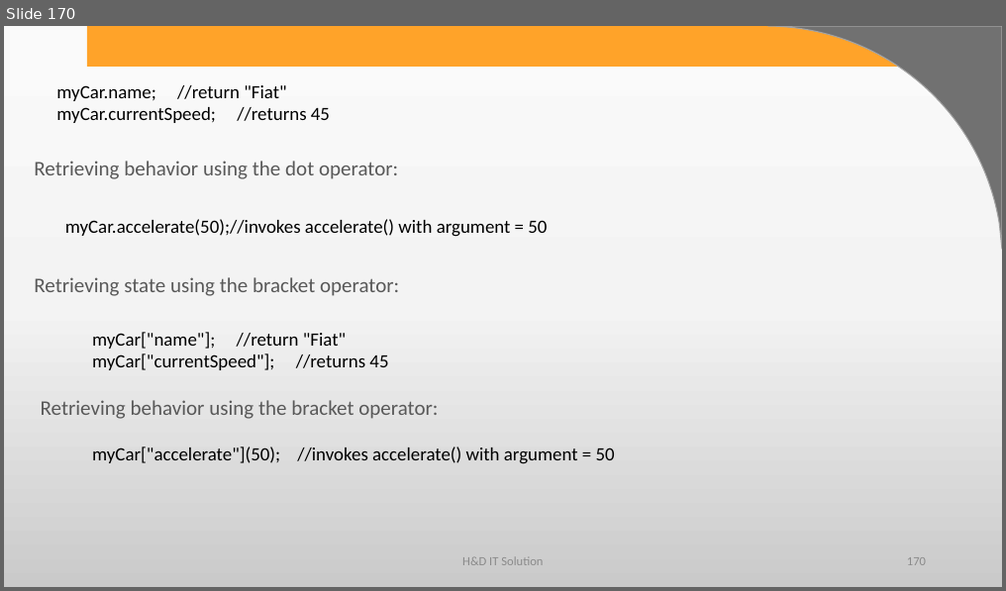
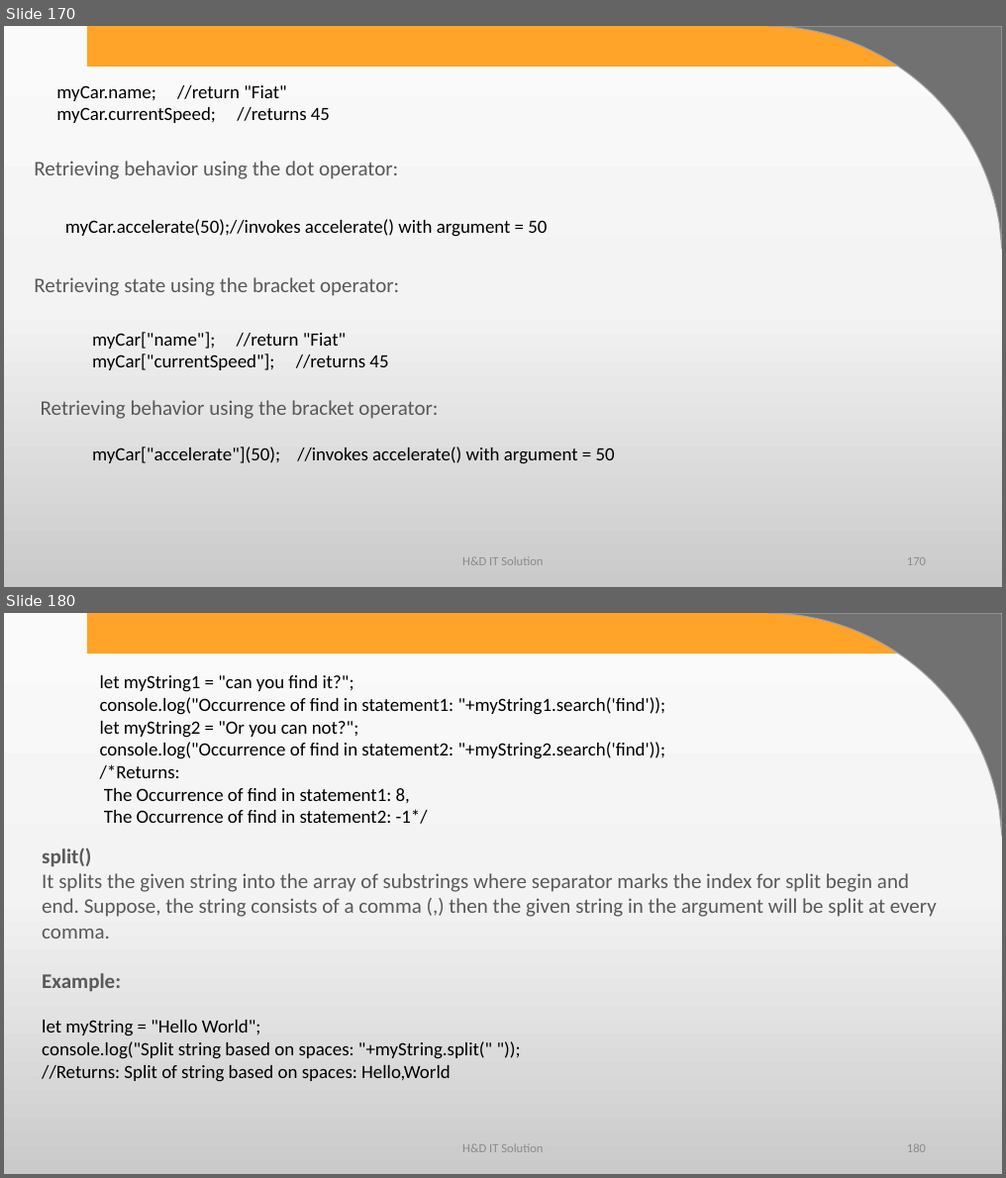
Before and after one commit to harshadasawant/javascript, a slide deck: ppt/JavaScript.pptx. Shown one above the other, each under a label of ours: slide 170 before the commit, slides 170 and 180 after it; the slides between them are not shown. The pictures are 1006x591 and 1006x1178 pixels, drawn with LibreOffice and Linux fonts; fonts in the diff are those of the drawing; background and template pictures are left out. Boxes give left, top, right and bottom in pixels: in the first picture for what was removed or moved away, otherwise in the second. Text is boxed around its words. In the diff, an @@ line names an element or a change of style, - is before the commit and + after.

```diff
--- a/ppt/JavaScript.pptx
+++ b/ppt/JavaScript.pptx
@@ slide 180 added at <box>4,613,1002,1174</box>, background gradient #FBFBFB to #F4F4F4 to #CBCBCB; not listed: 2 template elements that a slide beside it also shows @@
@@ text added at <box>100,675,666,824</box>, 18 pt, text #000000 @@
+let myString1 = "can you find it?";
+console.log("Occurrence of find in statement1: "+myString1.search('find'));
+let myString2 = "Or you can not?";
+console.log("Occurrence of find in statement2: "+myString2.search('find'));
+/*Returns:
+The Occurrence of find in statement1: 8,
+The Occurrence of find in statement2: -1*/
@@ text added at <box>42,848,937,992</box>, 20 pt, text #595959 @@
+split()
+It splits the given string into the array of substrings where separator marks the index for split begin and end. Suppose, the string consists of a comma (,) then the given string in the argument will be split at every comma.
+Example:
@@ text added at <box>42,1020,492,1082</box>, 18 pt, text #000000 @@
+let myString = "Hello World";
+console.log("Split string based on spaces: "+myString.split(" "));
+//Returns: Split of string based on spaces: Hello,World
@@ text added at <box>462,1145,543,1153</box>, 12 pt, text #8C8C8C @@
+H&D IT Solution
@@ page number added at <box>907,1145,926,1153</box>, 12 pt, text #8C8C8C @@
+180
```
Also in this commit, not shown: 31 other slides added, 1 other file.
